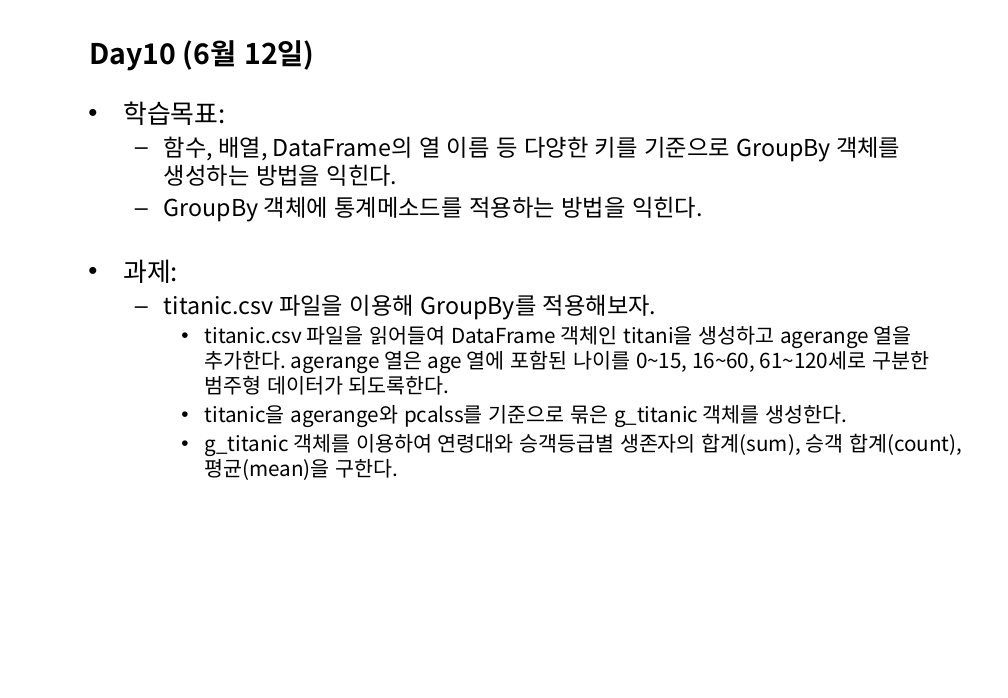
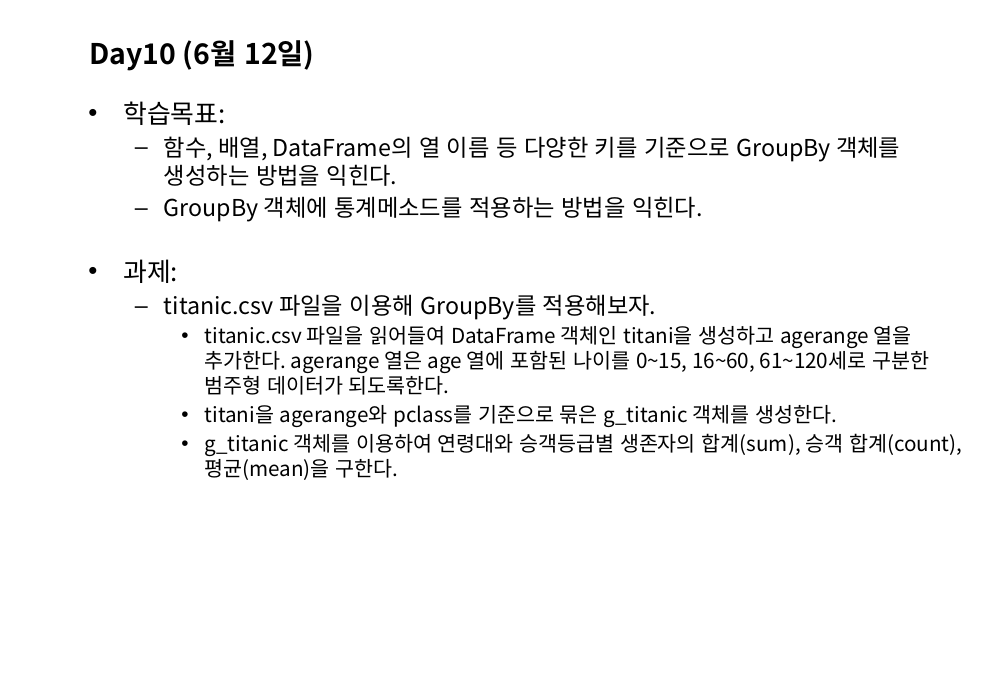
Before and after one commit to sulheebaek/DAPython, a slide deck: slide 13 of 한2018_파이썬을 활용한 데이터 분석_강의개요.pptx. Drawn at 1008x698 pixels with LibreOffice and Linux fonts; fonts in the diff are those of the drawing; background and template pictures are left out. Boxes give left, top, right and bottom in pixels: in the first picture for what was removed or moved away, otherwise in the second. Text is boxed around its words. In the diff, an @@ line names an element or a change of style, - is before the commit and + after.

```diff
--- a/한2018_파이썬을 활용한 데이터 분석_강의개요.pptx
+++ b/한2018_파이썬을 활용한 데이터 분석_강의개요.pptx
@@ text at bbox=[205, 405, 837, 427]: text changed @@
-    • titanic을 agerange와 pcalss를 기준으로 묶은 g_titanic 객체를 생성한다.
+    • titani을 agerange와 pclass를 기준으로 묶은 g_titanic 객체를 생성한다.
```
Also in this commit, not shown: 1 slide added.
